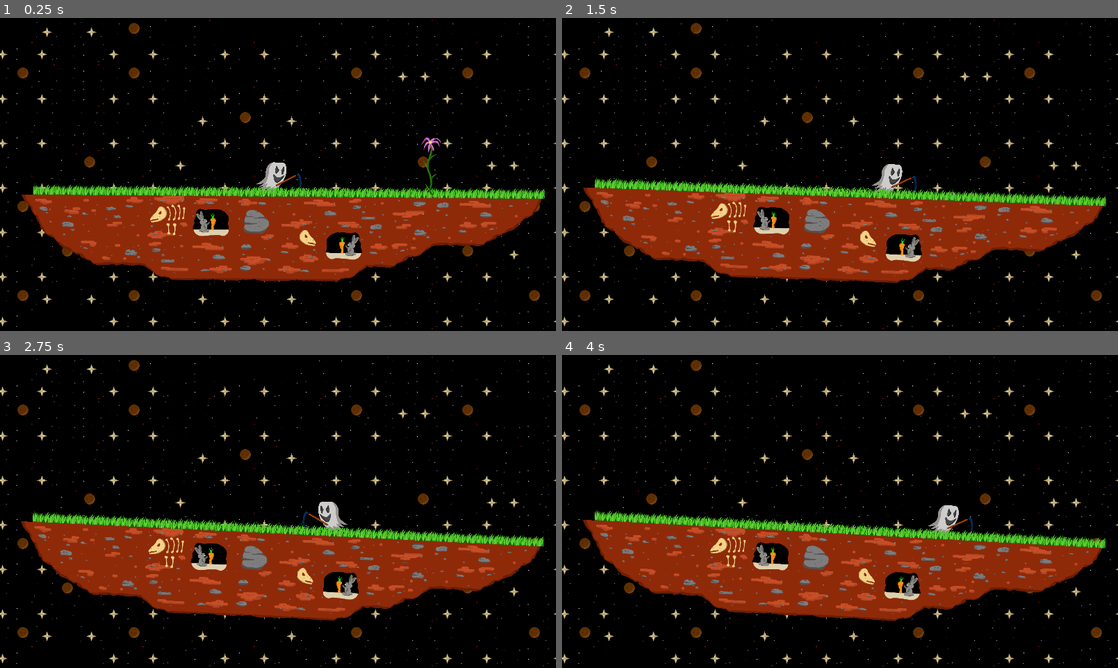
Above: before the commit, frames 1-4 (two rows, left to right).
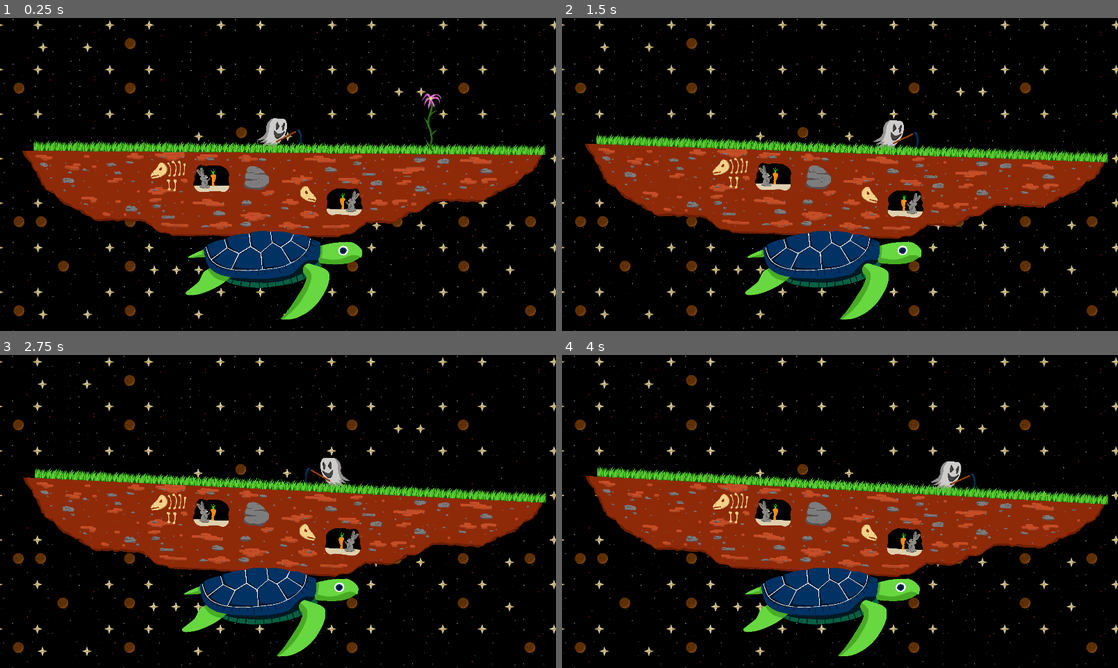
Above: after the commit, the same moments.

Repository: Stennsen/Elephanturtle
Game: Godot game, scene res://scenes/level/diskworld.tscn
Same seed, same stepped clock (60 frames per second), same inputs: the game is played once before the commit and once after it.
Inputs:
- Up to frame 1 (0.25 s): no input
- Up to frame 2 (1.5 s): hold E (crop) 0.53-1.28 s; hold D (right) from 0.53 s (still down); tap E (crop) at 1.35 s
- Up to frame 3 (2.75 s): release D (right) at 2.03 s; hold A (left) from 2.03 s (still down); hold E (crop) from 2.03 s (still down)
- Up to frame 4 (4 s): release A (left) at 2.78 s; release E (crop) at 2.78 s; hold D (right) from 2.78 s (still down); tap E (crop) at 2.85 s; hold E (crop) from 3.53 s (still down)

The runs differ from the first frame. In frame 1, 35% of the frame differs, in the area x 0-100%, y 0-100%; in frame 2, 35%; in frame 3, 35%; in frame 4, 35%.
Error in both runs: Invalid access to property or key 'global_position' on a base object of type 'previously freed'. (res://scenes/level/diskworld.gd:23)

Commit message:
add turtle

Diff:
--- a/scenes/level/diskworld.gd
+++ b/scenes/level/diskworld.gd
@@ -37,6 +37,7 @@
 	var incoming_rotation = rotation_diff/INBALANCE_MOVEMENT_DIVIDER
 	camera.rotate(incoming_rotation)
 	get_node("Background").rotate(incoming_rotation)
+	get_node("Turtle").rotate(incoming_rotation)
 
 
 # Called when the node enters the scene tree for the first time.
--- a/scenes/level/diskworld.tscn
+++ b/scenes/level/diskworld.tscn
@@ -6,6 +6,7 @@
 [ext_resource type="Texture2D" uid="uid://djjunhtxty4tb" path="res://assets/graphics/level/stars tileset.png" id="2_qflb5"]
 [ext_resource type="PackedScene" uid="uid://c2gp01ppn3bs2" path="res://scenes/entities/player/player.tscn" id="3_08eds"]
 [ext_resource type="Texture2D" uid="uid://dbjejb4n80hw7" path="res://assets/graphics/level/gras.png" id="4_5d41t"]
+[ext_resource type="Texture2D" uid="uid://cifwf8dtm45mh" path="res://assets/graphics/level/231104_FGJ_turtle_animation_ae_00048.png" id="7_kq1tf"]
 
 [sub_resource type="TileSetAtlasSource" id="TileSetAtlasSource_0cm3h"]
 texture = ExtResource("2_qflb5")
@@ -390,11 +391,13 @@
 daisy_scene = ExtResource("2_82fbq")
 
 [node name="Background" type="TileMap" parent="."]
+position = Vector2(-45, 680)
 tile_set = SubResource("TileSet_6qndi")
 format = 2
 layer_0/tile_data = PackedInt32Array(-524302, 65536, 0, -458766, 0, 0, -393230, 0, 0, -327694, 0, 0, -262158, 0, 1, -19 …(7820 unchanged characters)…
 
 [node name="Camera2D" type="Camera2D" parent="."]
+position = Vector2(-1, 505)
 ignore_rotation = false
 zoom = Vector2(0.3, 0.3)
 
@@ -417,4 +420,9 @@
 format = 2
 layer_0/tile_data = PackedInt32Array(131060, 0, 0, 131061, 65536, 0, 131062, 131072, 0, 131063, 196608, 0, 131064, 2621 …(1799 unchanged characters)…
 
+[node name="Turtle" type="Sprite2D" parent="."]
+position = Vector2(-40, 1621)
+scale = Vector2(0.3, 0.3)
+texture = ExtResource("7_kq1tf")
+
 [connection signal="timeout" from="Flowertimer" to="." method="_on_flowertimer_timeout"]
Binary file added: assets/graphics/level/231104_FGJ_turtle_animation_ae_00048.png
Not shown, added: assets/graphics/level/231104_FGJ_turtle_animation_ae_00048.png.import
Not shown: 1 places in scenes/level/diskworld.tscn that only renumber resources
